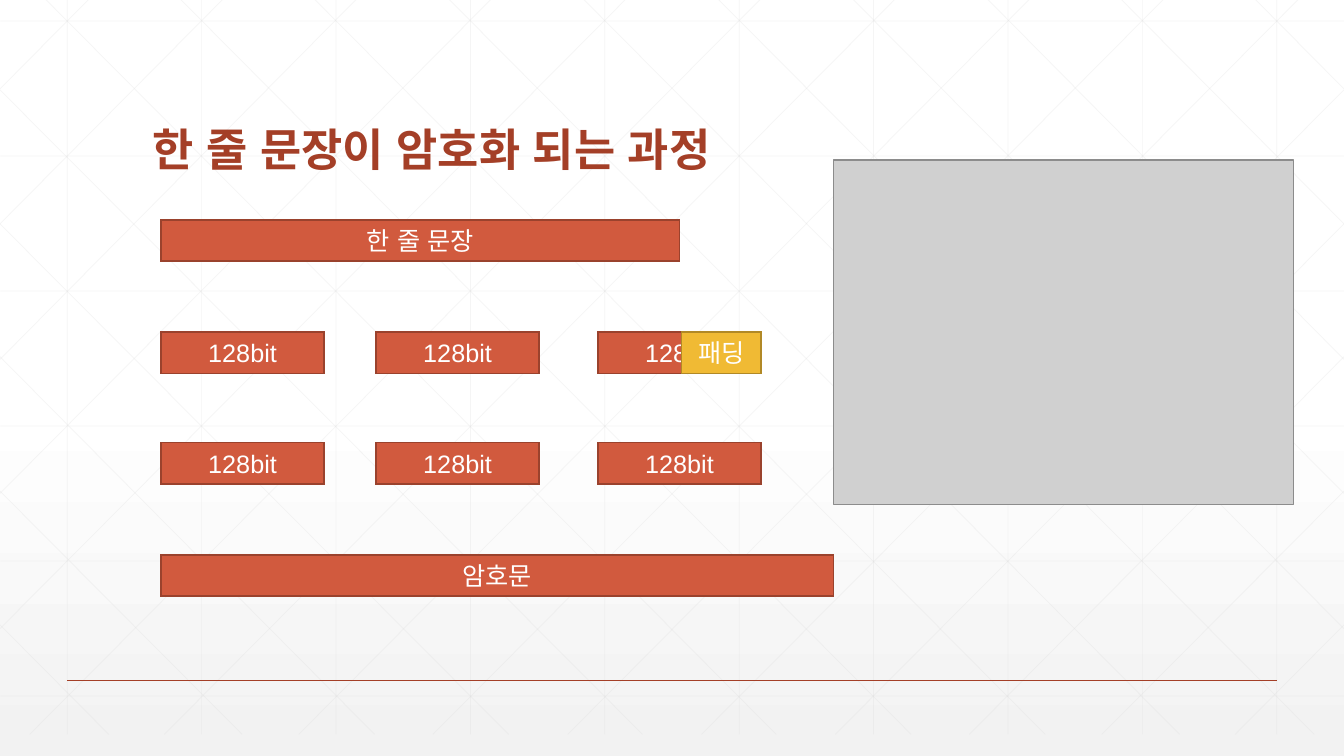
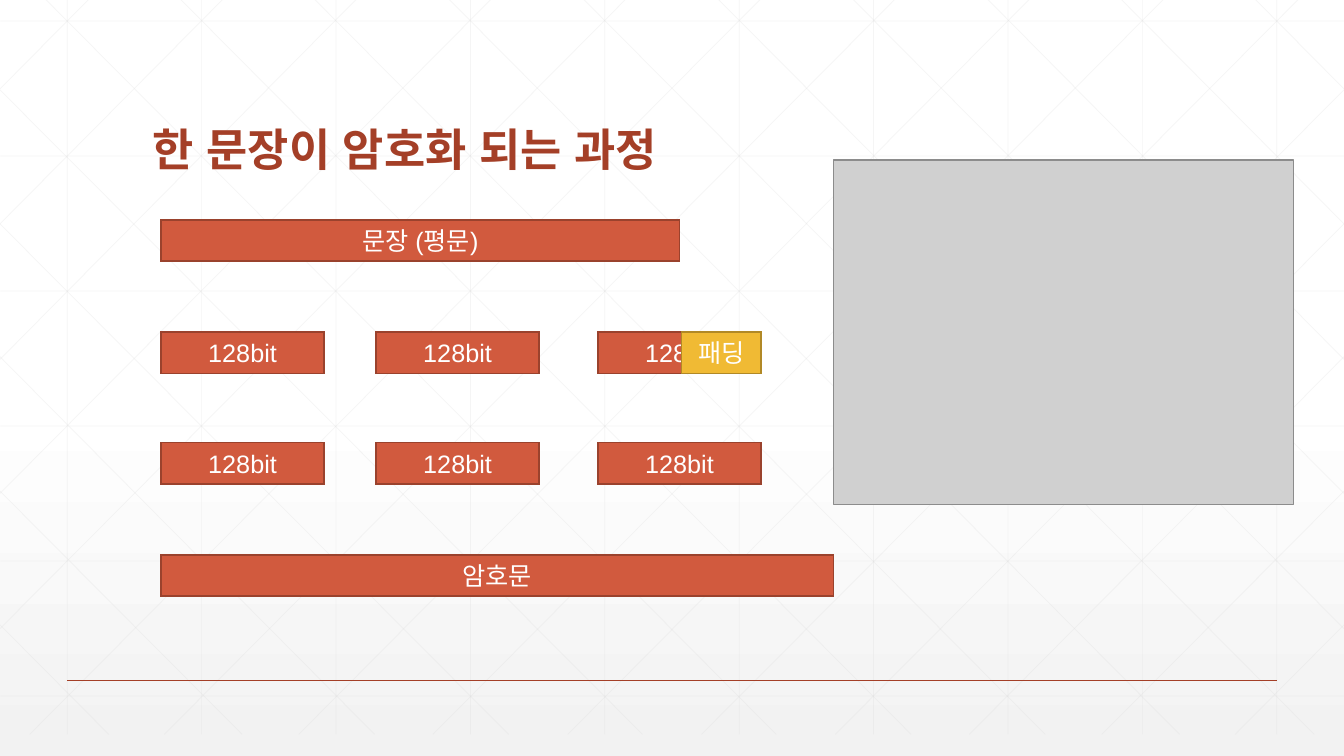
Before and after one commit to zeroshift01/code5, a slide deck: slide 1 of inflearn06/doc/6.(심화)한줄문장이암호화되는과정.pptx. Drawn at 1344x756 pixels with LibreOffice and Linux fonts; fonts in the diff are those of the drawing; grey boxes stand for pictures. Boxes give left, top, right and bottom in pixels: in the first picture for what was removed or moved away, otherwise in the second. Text is boxed around its words. In the diff, an @@ line names an element or a change of style, - is before the commit and + after.

```diff
--- a/inflearn06/doc/6.(심화)한줄문장이암호화되는과정.pptx
+++ b/inflearn06/doc/6.(심화)한줄문장이암호화되는과정.pptx
@@ title at (153,128,656,170): text changed @@
-한 줄 문장이 암호화 되는 과정
+한 문장이 암호화 되는 과정
@@ text in rectangle at (362,229,478,256): text changed @@
-한 줄 문장
+문장 (평문)
```
Also in this commit, not shown: 2 other slides changed, 1 slide added, 46 other files.
